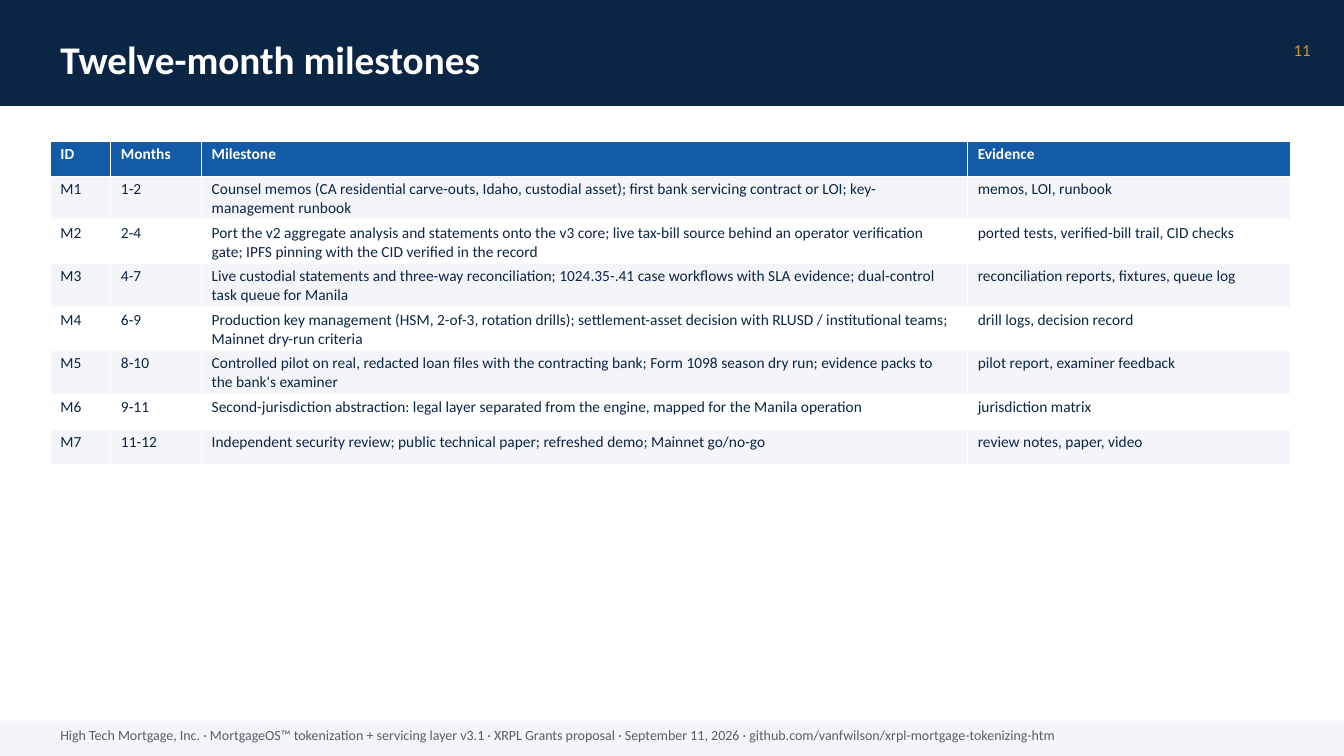
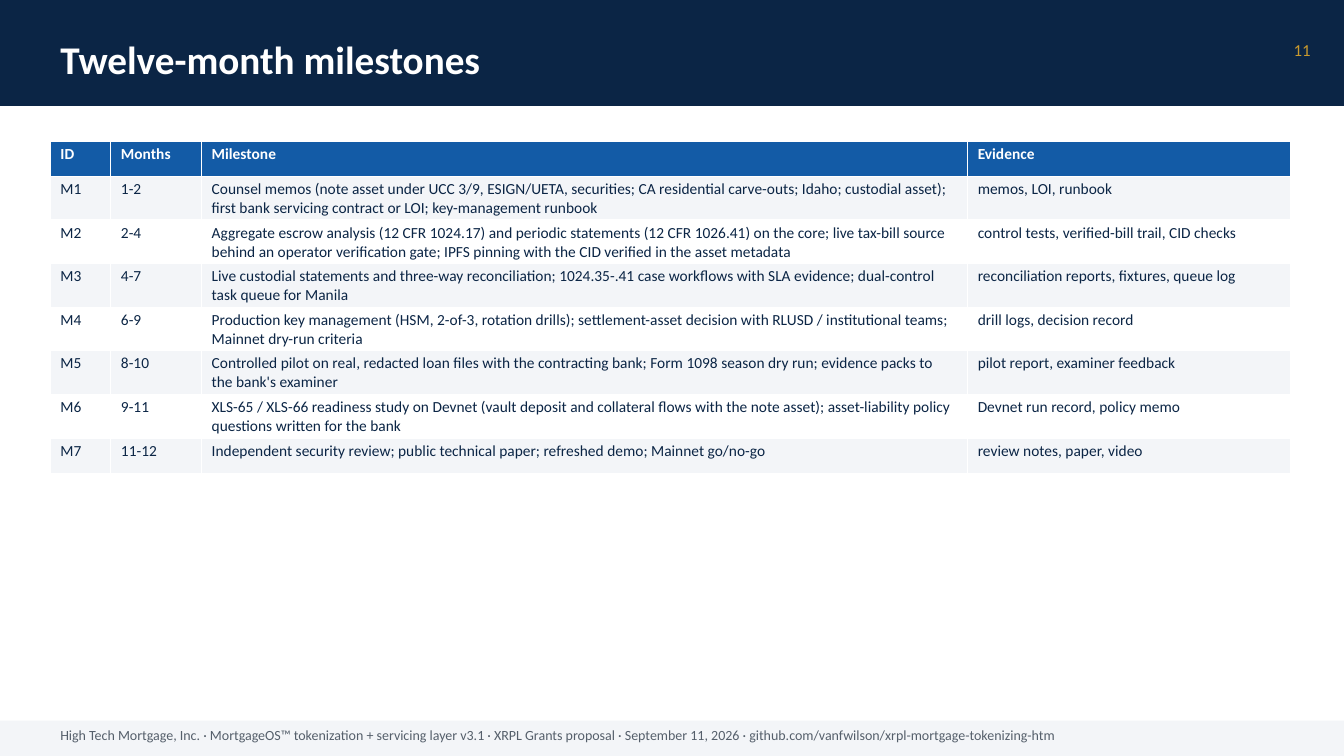
Before and after one commit to vanfwilson/xrpl-mortgage-tokenizing-htm, a slide deck: slide 11 of docs/grant-deck-2026-09-11.pptx. Drawn at 1344x756 pixels with LibreOffice and Linux fonts; fonts in the diff are those of the drawing. Boxes give left, top, right and bottom in pixels: in the first picture for what was removed or moved away, otherwise in the second. Text is boxed around its words. In the diff, an @@ line names an element or a change of style, - is before the commit and + after.

```diff
--- a/docs/grant-deck-2026-09-11.pptx
+++ b/docs/grant-deck-2026-09-11.pptx
@@ table at [50,141,1291,463] @@
-row 2, column 3: Counsel memos (CA residential carve-outs, Idaho, custodial asset); first bank servicing contract or LOI; key-management runbook
+row 2, column 3: Counsel memos (note asset under UCC 3/9, ESIGN/UETA, securities; CA residential carve-outs; Idaho; custodial asset); first bank servicing contract or LOI; key-management runbook
-row 3, column 3: Port the v2 aggregate analysis and statements onto the v3 core; live tax-bill source behind an operator verification gate; IPFS pinning with the CID verified in the record
+row 3, column 3: Aggregate escrow analysis (12 CFR 1024.17) and periodic statements (12 CFR 1026.41) on the core; live tax-bill source behind an operator verification gate; IPFS pinning with the CID verified in the asset metadata
-row 3, column 4: ported tests, verified-bill trail, CID checks
+row 3, column 4: control tests, verified-bill trail, CID checks
-row 7, column 3: Second-jurisdiction abstraction: legal layer separated from the engine, mapped for the Manila operation
+row 7, column 3: XLS-65 / XLS-66 readiness study on Devnet (vault deposit and collateral flows with the note asset); asset-liability policy questions written for the bank
-row 7, column 4: jurisdiction matrix
+row 7, column 4: Devnet run record, policy memo
```
Also in this commit, not shown: 10 other slides changed, 5 other files.
